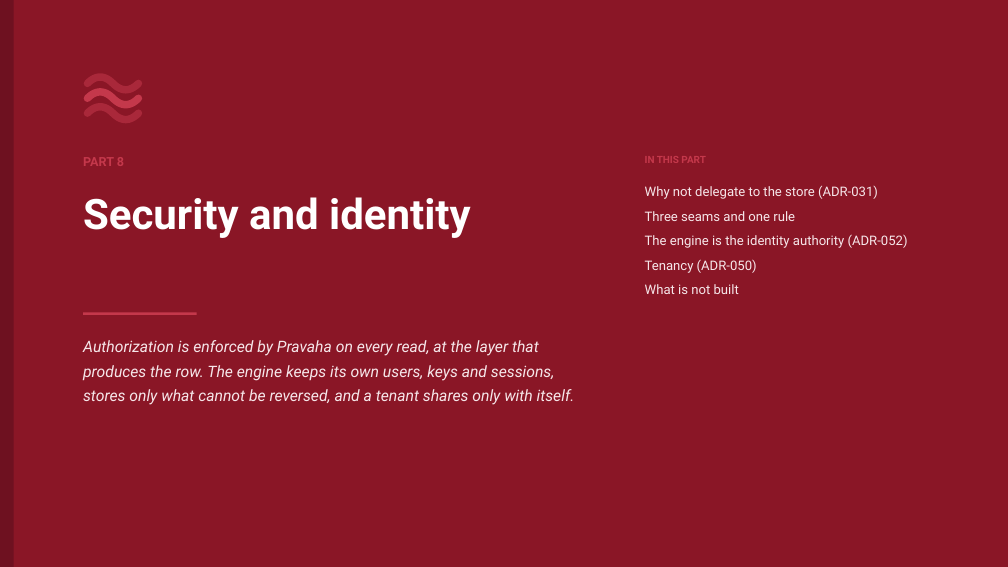
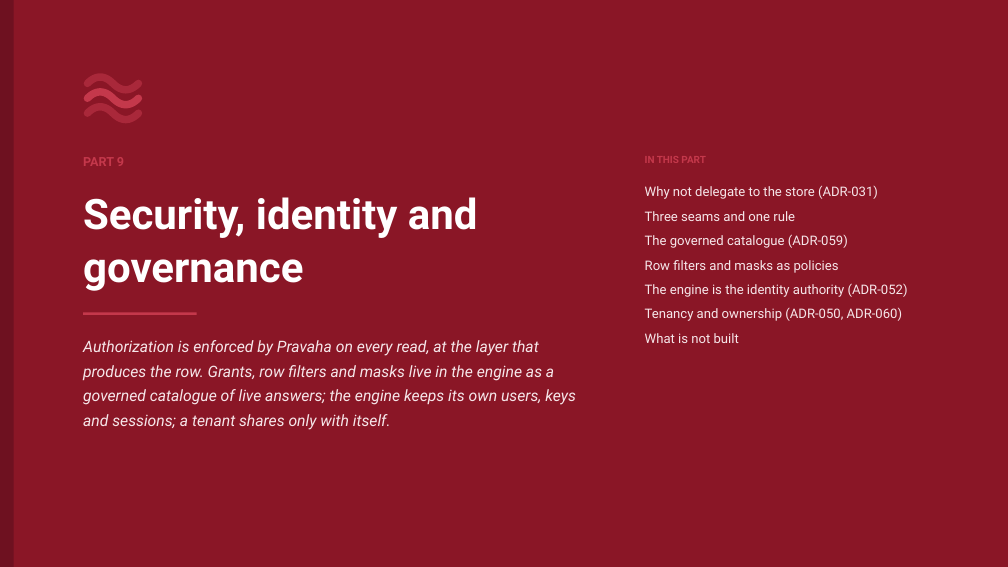
Before and after one commit to ajsinha/pravaha, a slide deck: slide 53 of docs/Pravaha-Continuous-SQL-Engine-Design-and-Evidence.pptx (slide 47 before the commit). Drawn at 1008x567 pixels with LibreOffice and Linux fonts; fonts in the diff are those of the drawing. Boxes give left, top, right and bottom in pixels: in the first picture for what was removed or moved away, otherwise in the second. Text is boxed around its words. In the diff, an @@ line names an element or a change of style, - is before the commit and + after.

```diff
--- a/docs/Pravaha-Continuous-SQL-Engine-Design-and-Evidence.pptx
+++ b/docs/Pravaha-Continuous-SQL-Engine-Design-and-Evidence.pptx
@@ text at (83, 197, 478, 291): text changed @@
-Security and identity
+Security, identity and governance
@@ text at (645, 234, 848, 273): paragraphs added @@
+The governed catalogue (ADR-059)
+Row filters and masks as policies
@@ text at (645, 308, 902, 321): text changed @@
-Tenancy (ADR-050)
+Tenancy and ownership (ADR-050, ADR-060)
@@ text at (83, 340, 576, 430): text changed @@
-Authorization is enforced by Pravaha on every read, at the layer that produces the row. The engine keeps its own users, keys and sessions, stores only what cannot be reversed, and a tenant shares only with itself.
+Authorization is enforced by Pravaha on every read, at the layer that produces the row. Grants, row filters and masks live in the engine as a governed catalogue of live answers; the engine keeps its own users, keys and sessions; a tenant shares only with itself.
```
Also in this commit, not shown: 68 other slides changed, 16 slides added, 7 other files.
